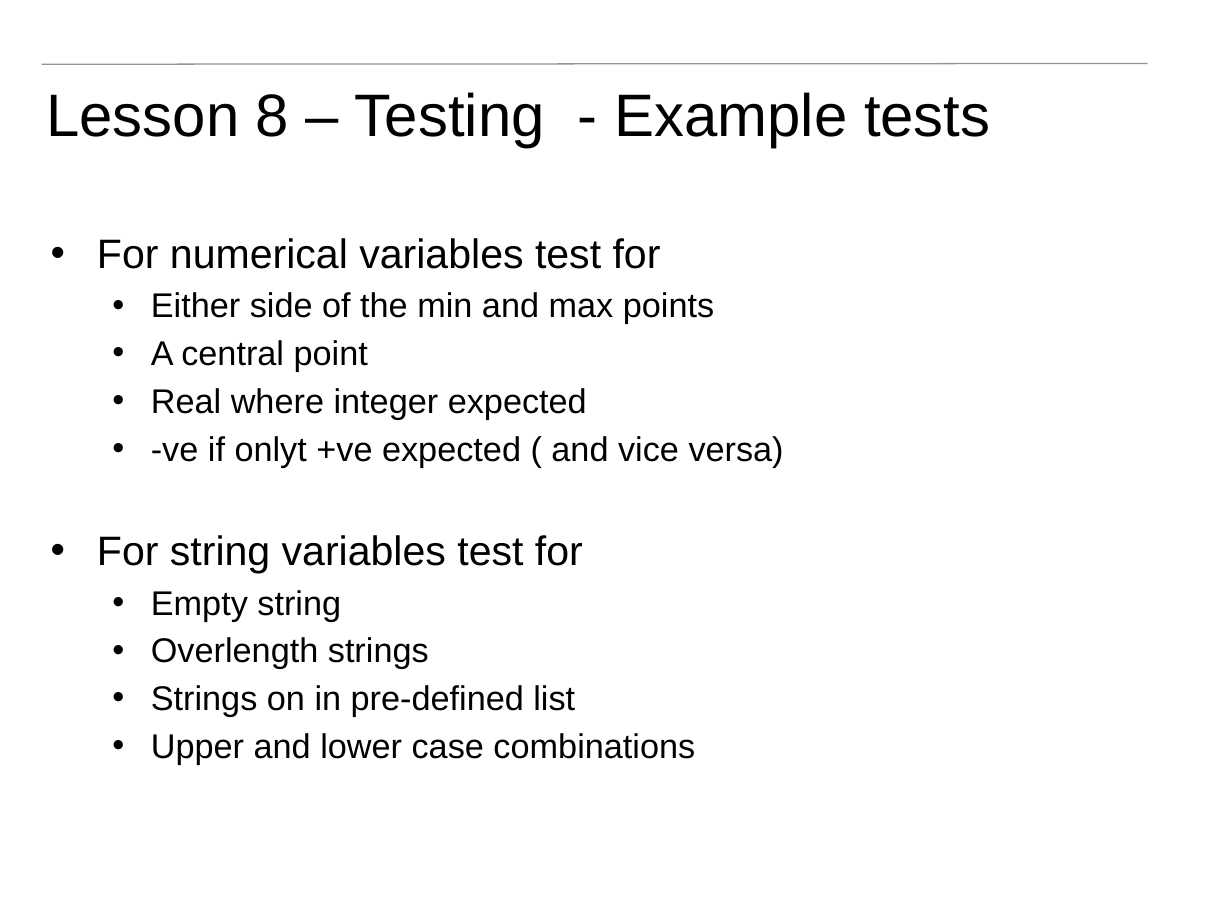
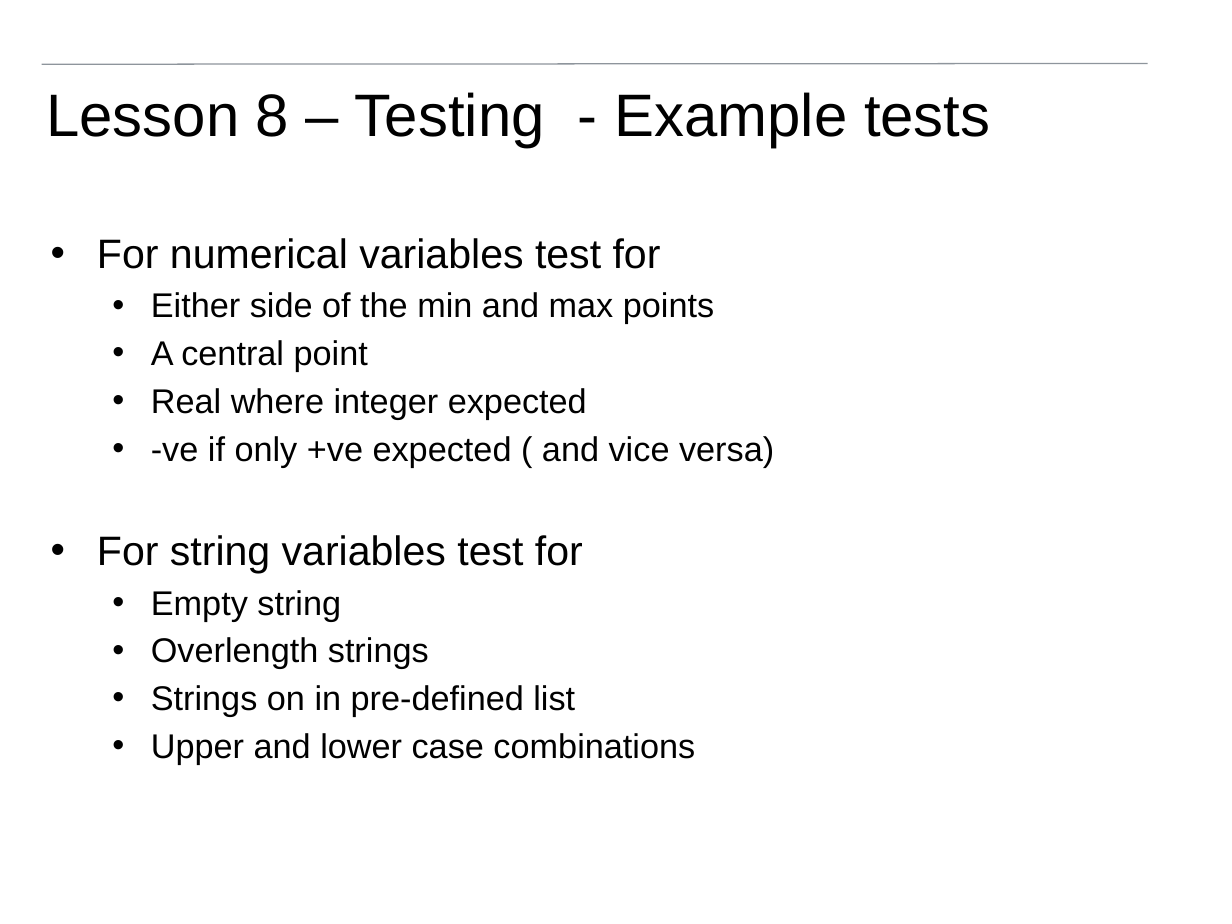
Before and after one commit to pfsmyth/Cambridge, a slide deck: slide 114 of lessons/Introduction to programming.pptx (slide 116 before the commit). Drawn at 1232x924 pixels with LibreOffice and Linux fonts; fonts in the diff are those of the drawing; background and template pictures are left out. Boxes give left, top, right and bottom in pixels: in the first picture for what was removed or moved away, otherwise in the second. Text is boxed around its words. In the diff, an @@ line names an element or a change of style, - is before the commit and + after.

```diff
--- a/lessons/Introduction to programming.pptx
+++ b/lessons/Introduction to programming.pptx
@@ text at <box>151,436,774,468</box>: text changed @@
-  • -ve if onlyt +ve expected ( and vice versa)
+  • -ve if only +ve expected ( and vice versa)
```
Also in this commit, not shown: 42 other slides changed, 2 slides removed, 2 other files.
